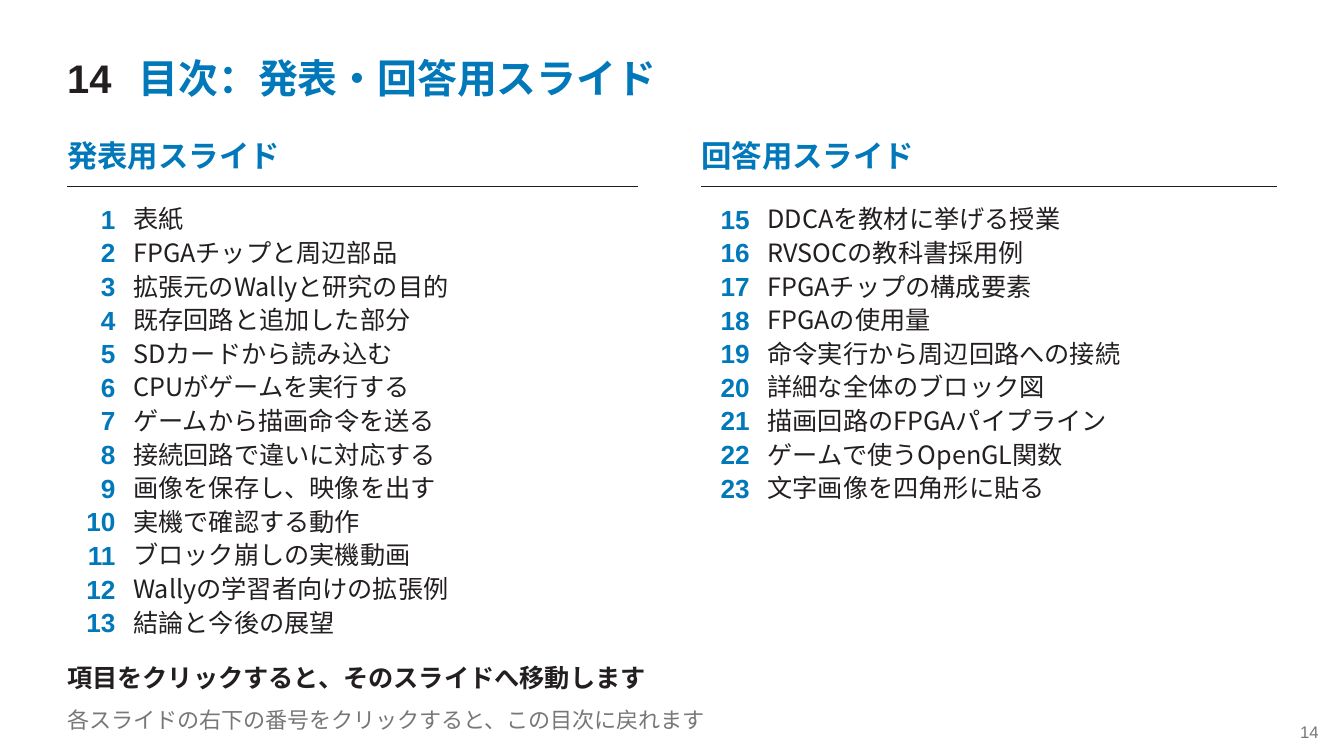
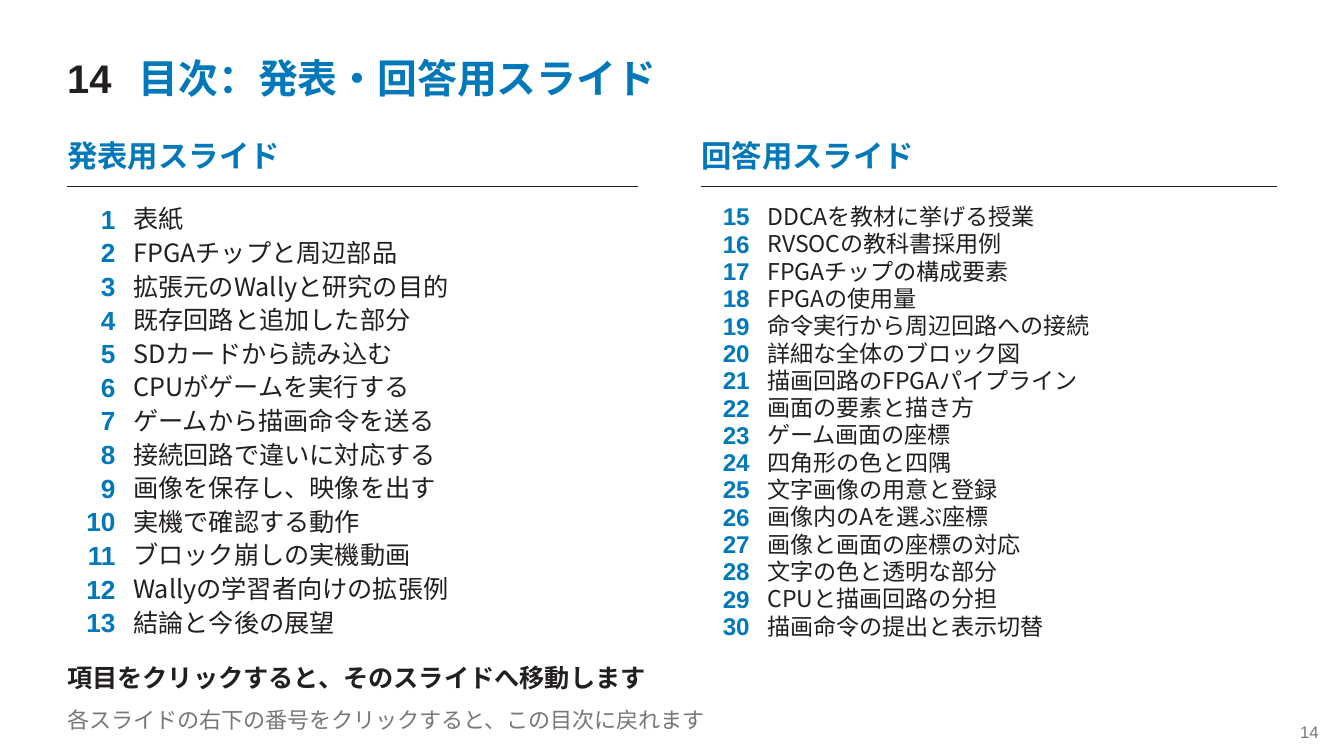
Before and after one commit to SoshiroFujimori/wally-game-console-research, a slide deck: slide 14 of docs/presentation/中間発表_主要事項.pptx. Drawn at 1344x756 pixels with LibreOffice and Linux fonts; fonts in the diff are those of the drawing. Boxes give left, top, right and bottom in pixels: in the first picture for what was removed or moved away, otherwise in the second. Text is boxed around its words. In the diff, an @@ line names an element or a change of style, - is before the commit and + after.

```diff
--- a/docs/presentation/中間発表_主要事項.pptx
+++ b/docs/presentation/中間発表_主要事項.pptx
@@ text "17": place and size @@
-text "17" at (721,278,750,296)
+text "17" at (723,263,750,280)
@@ text "FPGAチップの構成要素": place and size @@
-text "FPGAチップの構成要素" at (768,274,1032,298)
+text "FPGAチップの構成要素" at (768,260,1009,282)
@@ text "18": place and size @@
-text "18" at (721,311,750,331)
+text "18" at (723,290,750,308)
@@ text "FPGAの使用量": place and size @@
-text "FPGAの使用量" at (768,308,931,331)
+text "FPGAの使用量" at (768,287,917,309)
@@ text "19": place and size @@
-text "19" at (721,344,750,364)
+text "19" at (723,318,750,336)
@@ text "命令実行から周辺回路への接続": place and size @@
-text "命令実行から周辺回路への接続" at (768,341,1121,365)
+text "命令実行から周辺回路への接続" at (768,314,1090,336)
@@ text "20": place and size @@
-text "20" at (721,378,750,398)
+text "20" at (723,345,750,363)
@@ text "詳細な全体のブロック図": place and size @@
-text "詳細な全体のブロック図" at (768,374,1045,398)
+text "詳細な全体のブロック図" at (768,342,1021,364)
@@ text "21": place and size @@
-text "21" at (721,411,750,430)
+text "21" at (723,372,750,389)
@@ size 18 to 16.5 pt in 7 elements at (768,205,1035,227), (768,232,1002,254), (768,260,1009,282), (768,287,917,309), (768,314,1090,336), (768,342,1021,364), (768,369,1078,391) @@
@@ text "描画回路のFPGAパイプライン": place and size @@
-text "描画回路のFPGAパイプライン" at (768,409,1108,432)
+text "描画回路のFPGAパイプライン" at (768,369,1078,391)
@@ text "22": place and size @@
-text "22" at (721,445,750,464)
+text "22" at (723,400,750,417)
@@ text at (768,396,975,418): text changed; size 18 to 16.5 pt @@
-ゲームで使うOpenGL関数
+画面の要素と描き方
@@ size 18.8 to 17.2 pt in 9 elements at (723,208,750,226), (723,236,750,254), (723,263,750,280), (723,290,750,308), (723,318,750,336), (723,345,750,363), (723,372,750,389), (723,400,750,417), (723,427,750,445) @@
@@ text "23": place and size @@
-text "23" at (721,479,750,499)
+text "23" at (723,427,750,445)
@@ text at (768,423,951,445): text changed; size 18 to 16.5 pt @@
-文字画像を四角形に貼る
+ゲーム画面の座標
@@ text added at (723,454,750,471), 17.2 pt, text #0078BA, bold @@
+24
@@ text added at (768,451,952,473), 16.5 pt, text #231F20 @@
+四角形の色と四隅
@@ text added at (768,478,998,500), 16.5 pt, text #231F20 @@
+文字画像の用意と登録
@@ text added at (723,481,750,499), 17.2 pt, text #0078BA, bold @@
+25
@@ text added at (723,509,750,527), 17.2 pt, text #0078BA, bold @@
+26
@@ text added at (768,505,989,527), 16.5 pt, text #231F20 @@
+画像内のAを選ぶ座標
@@ text added at (723,536,750,553), 17.2 pt, text #0078BA, bold @@
+27
@@ text added at (768,533,1021,555), 16.5 pt, text #231F20 @@
+画像と画面の座標の対応
@@ text added at (723,563,750,581), 17.2 pt, text #0078BA, bold @@
+28
@@ text added at (768,560,998,582), 16.5 pt, text #231F20 @@
+文字の色と透明な部分
@@ text added at (723,591,750,609), 17.2 pt, text #0078BA, bold @@
+29
@@ text added at (768,587,998,609), 16.5 pt, text #231F20 @@
+CPUと描画回路の分担
@@ text added at (723,618,750,636), 17.2 pt, text #0078BA, bold @@
+30
@@ text added at (768,615,1044,637), 16.5 pt, text #231F20 @@
+描画命令の提出と表示切替
```
Also in this commit, not shown: 5 other slides changed, 7 slides added, 21 other files.
